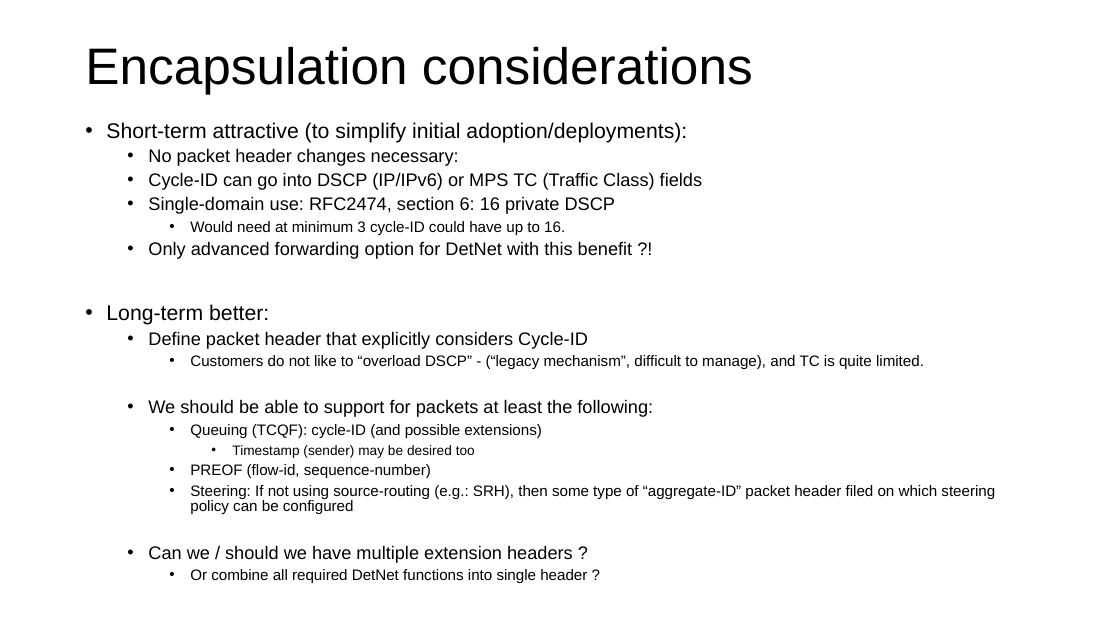
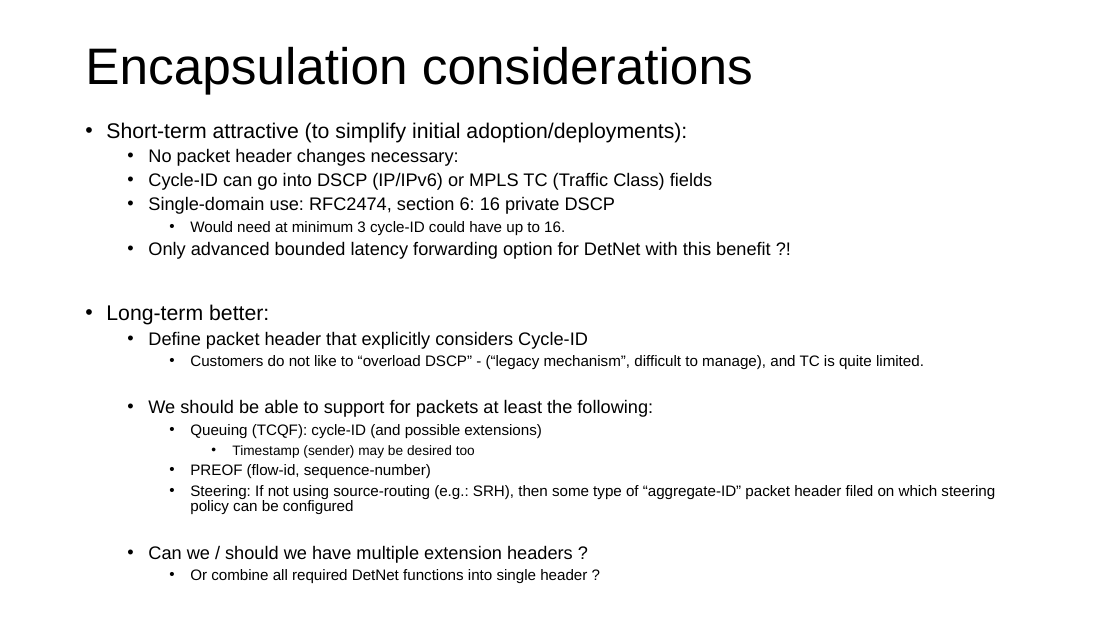
Before and after one commit to toerless/detnet, a slide deck: slide 30 of tcqf-slides.pptx (slide 29 before the commit). Drawn at 1120x630 pixels with LibreOffice and Linux fonts; fonts in the diff are those of the drawing. Boxes give left, top, right and bottom in pixels: in the first picture for what was removed or moved away, otherwise in the second. Text is boxed around its words. In the diff, an @@ line names an element or a change of style, - is before the commit and + after.

```diff
--- a/tcqf-slides.pptx
+++ b/tcqf-slides.pptx
@@ text at box(148, 172, 712, 190): text changed @@
-  • Cycle-ID can go into DSCP (IP/IPv6) or MPS TC (Traffic Class) fields
+  • Cycle-ID can go into DSCP (IP/IPv6) or MPLS TC (Traffic Class) fields
@@ text at box(148, 241, 771, 259): text changed @@
-  • Only advanced forwarding option for DetNet with this benefit ?!
+  • Only advanced bounded latency forwarding option for DetNet with this benefit ?!
```
Also in this commit, not shown: 8 other slides changed, 5 slides added.
